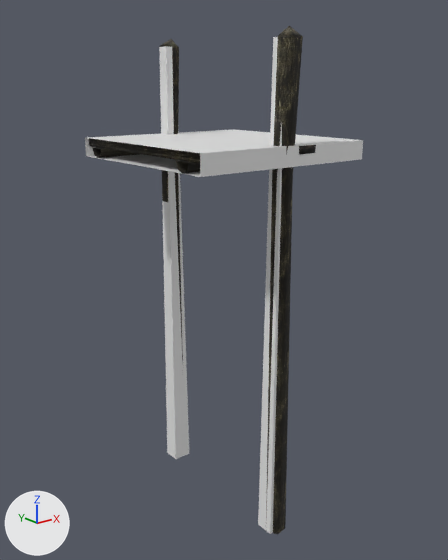
An edit to the COLLADA model models/ex_common_plat_cent.dae, drawn before and after from the same camera.
Rendered twice from a 50 mm lens placed at (-12.96, -16.37, 1.96), pointed at (0.11, -0.04, -4.57). Lighting does not change. The marker at lower left points along +X, +Y and +Z. Where no turn or scale is listed for an object, it has been applied to the vertices.

The first picture shows 'nifid_16-matrix', 'nifid_27-matrix', 'nifid_29-matrix', 'nifid_31-matrix'.
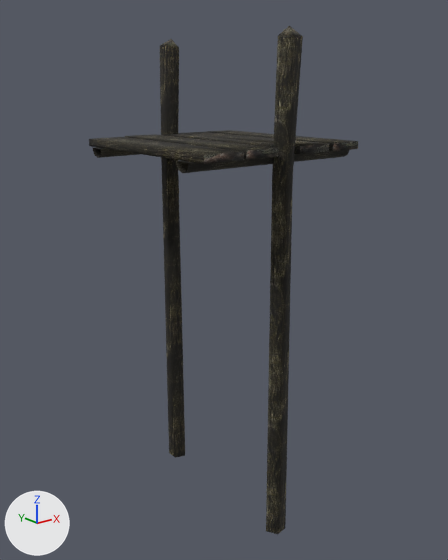
Location of each change, [x1, y1, x2, y2] in pixels of the pictures (448 x 560 px):
```json
{"object": "nifid_31-matrix", "change": "deleted", "before": [85, 130, 363, 177]}
{"object": "nifid_29-matrix", "change": "deleted", "before": [159, 46, 189, 459]}
{"object": "nifid_27-matrix", "change": "deleted", "before": [258, 37, 282, 534]}
{"object": "nifid_6-matrix", "change": "unchanged, uncovered by the edit", "before": [93, 148, 200, 173], "after": [93, 148, 349, 173]}
{"object": "nifid_21-matrix", "change": "unchanged, uncovered by the edit", "before": [300, 145, 316, 154], "after": [204, 141, 358, 164]}
```

Scene script edits in JSON lines:
```json
{"op": "remove", "block": "ob_nifid_27_matrix", "code": ["ob_nifid_27_matrix = bpy.data.objects.new('nifid_27-matrix', me_lib)", "ob_nifid_27_matrix.location = (-0.03, -2.92, -4.88)"]}
{"op": "remove", "block": "ob_nifid_29_matrix", "code": ["ob_nifid_29_matrix = bpy.data.objects.new('nifid_29-matrix', me_lib_001)", "ob_nifid_29_matrix.location = (-0.03, 2.91, -4.88)"]}
{"op": "remove", "block": "ob_nifid_31_matrix", "code": ["ob_nifid_31_matrix = bpy.data.objects.new('nifid_31-matrix', me_lib_002)", "ob_nifid_31_matrix.location = (0.0, 0.0, -0.32)"]}
```
